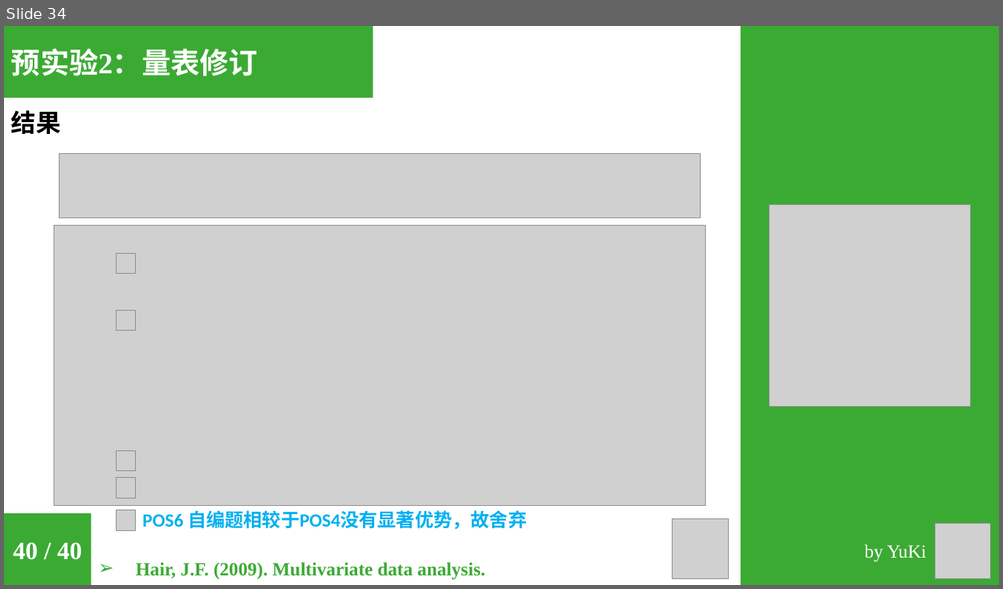
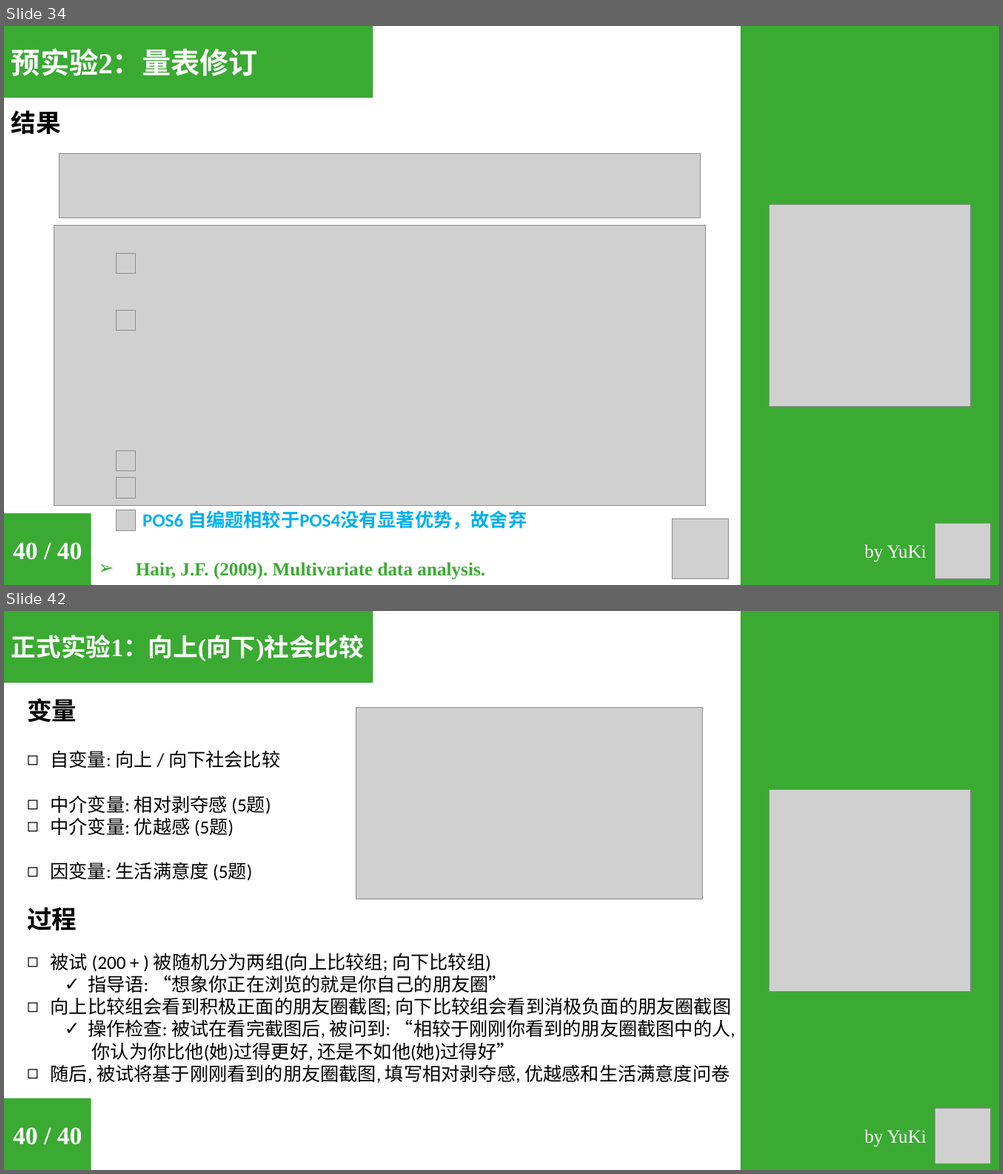
Before and after one commit to sinnyuki/SCO, a slide deck: 6_Reports/6_3_Midterm_Report/Midterm_Report.pptx. Shown one above the other, each under a label of ours: slide 34 before the commit, slides 34 and 42 after it; the slides between them are not shown. The pictures are 1003x589 and 1003x1174 pixels, drawn with LibreOffice and Linux fonts; fonts in the diff are those of the drawing; grey boxes stand for pictures. Boxes give left, top, right and bottom in pixels: in the first picture for what was removed or moved away, otherwise in the second. Text is boxed around its words. In the diff, an @@ line names an element or a change of style, - is before the commit and + after.

Commit message:
v0.0.5
完成了预实验3
筛选实验材料

```diff
--- a/6_Reports/6_3_Midterm_Report/Midterm_Report.pptx
+++ b/6_Reports/6_3_Midterm_Report/Midterm_Report.pptx
@@ slide 42 added at box(4, 611, 999, 1170), background #FFFFFF @@
@@ rectangle added at box(4, 611, 373, 683), fill #3BAA33, 24 pt, text #FFFFFF, bold @@
+正式实验1：向上(向下)社会比较
@@ rectangle added at box(740, 611, 999, 1170), fill #3BAA33 @@
@@ text added at box(27, 698, 77, 722), 24 pt, text #000000, bold @@
+变量
@@ picture added at box(356, 708, 702, 900) @@
@@ text added at box(51, 750, 280, 881), 18 pt, text #000000 @@
+◻ 自变量: 向上 / 向下社会比较
+◻ 中介变量: 相对剥夺感 (5题)
+◻ 中介变量: 优越感 (5题)
+◻ 因变量: 生活满意度 (5题)
@@ picture added at box(768, 790, 970, 991) @@
@@ text added at box(27, 907, 77, 931), 24 pt, text #000000, bold @@
+过程
@@ text added at box(51, 953, 735, 1083), 18 pt, text #000000 @@
+◻ 被试 (200 + ) 被随机分为两组(向上比较组; 向下比较组)
+  ✓ 指导语: “想象你正在浏览的就是你自己的朋友圈”
+◻ 向上比较组会看到积极正面的朋友圈截图; 向下比较组会看到消极负面的朋友圈截图
+  ✓ 操作检查: 被试在看完截图后, 被问到: “相较于刚刚你看到的朋友圈截图中的人, 你认为你比他(她)过得更好, 还是不如他(她)过得好”
+◻ 随后, 被试将基于刚刚看到的朋友圈截图, 填写相对剥夺感, 优越感和生活满意度问卷
@@ rectangle added at box(4, 1099, 91, 1170), fill #3BAA33, 24 pt, text #FFFFFF, bold @@
+40 / 40
@@ picture added at box(934, 1109, 990, 1165) @@
@@ text added at box(864, 1130, 926, 1147), 18 pt, text #FFFFFF @@
+by YuKi
```
Also in this commit, not shown: 5 slides changed, 14 other slides added, 2 slides removed, 33 other files.
